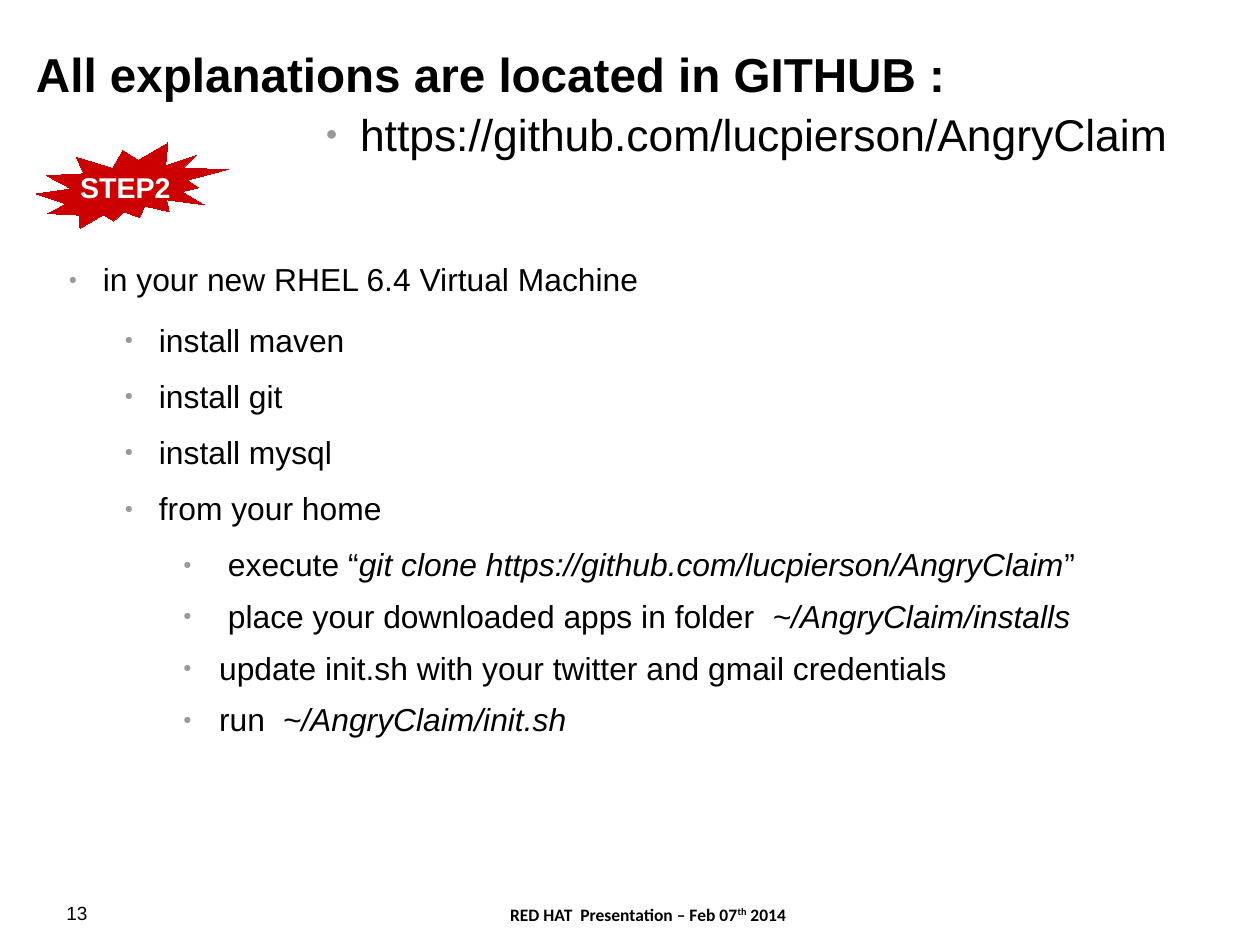
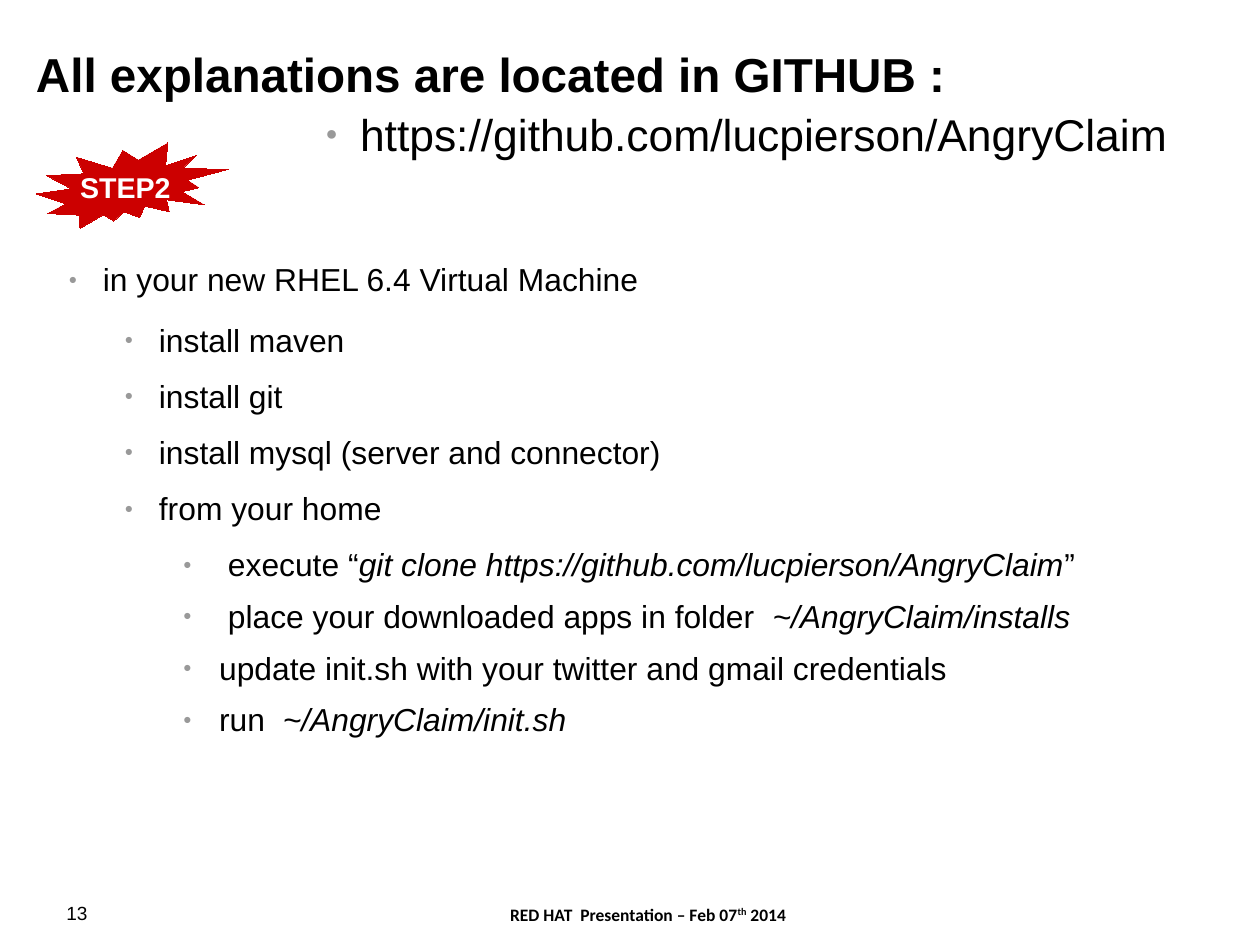
Before and after one commit to lucpierson/AngryClaim, a slide deck: slide 13 of 2014.02.07.JBossFSW.V2.odp. Drawn at 1260x945 pixels with LibreOffice and Linux fonts; fonts in the diff are those of the drawing; background and template pictures are left out. Boxes give left, top, right and bottom in pixels: in the first picture for what was removed or moved away, otherwise in the second. Text is boxed around its words. In the diff, an @@ line names an element or a change of style, - is before the commit and + after.

```diff
--- a/2014.02.07.JBossFSW.V2.odp
+++ b/2014.02.07.JBossFSW.V2.odp
@@ text at [159,441,660,470]: text changed @@
-  ● install mysql
+  ● install mysql (server and connector)
```
Also in this commit, not shown: 1 other slide changed, 3 other files.
